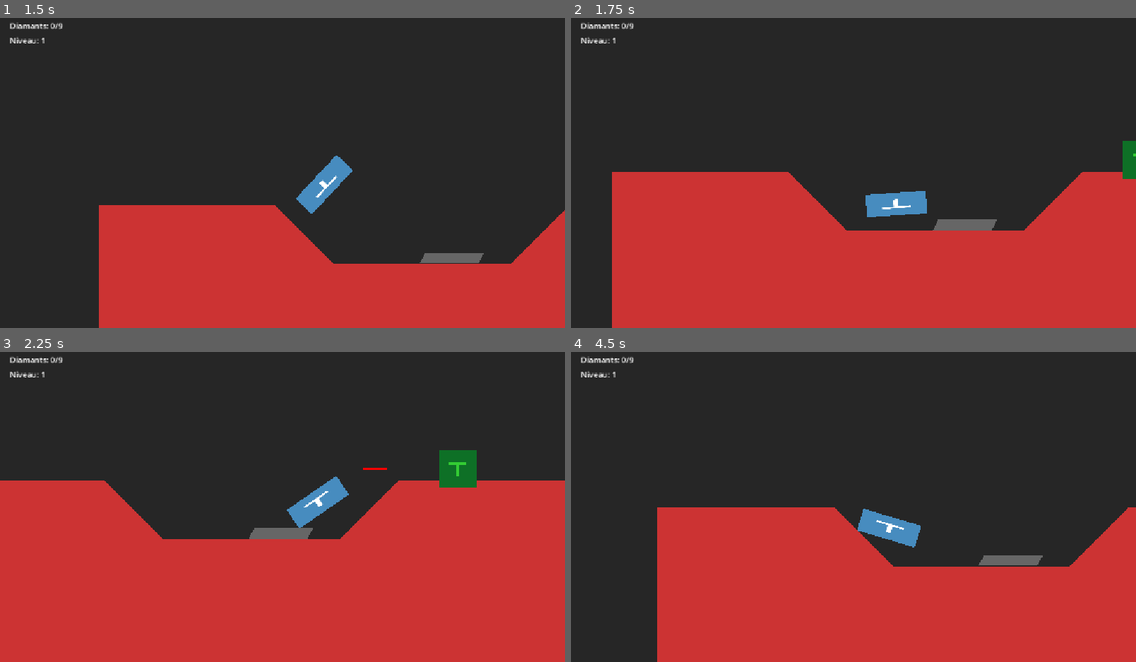
Above: before the commit, frames 1-4 (two rows, left to right).
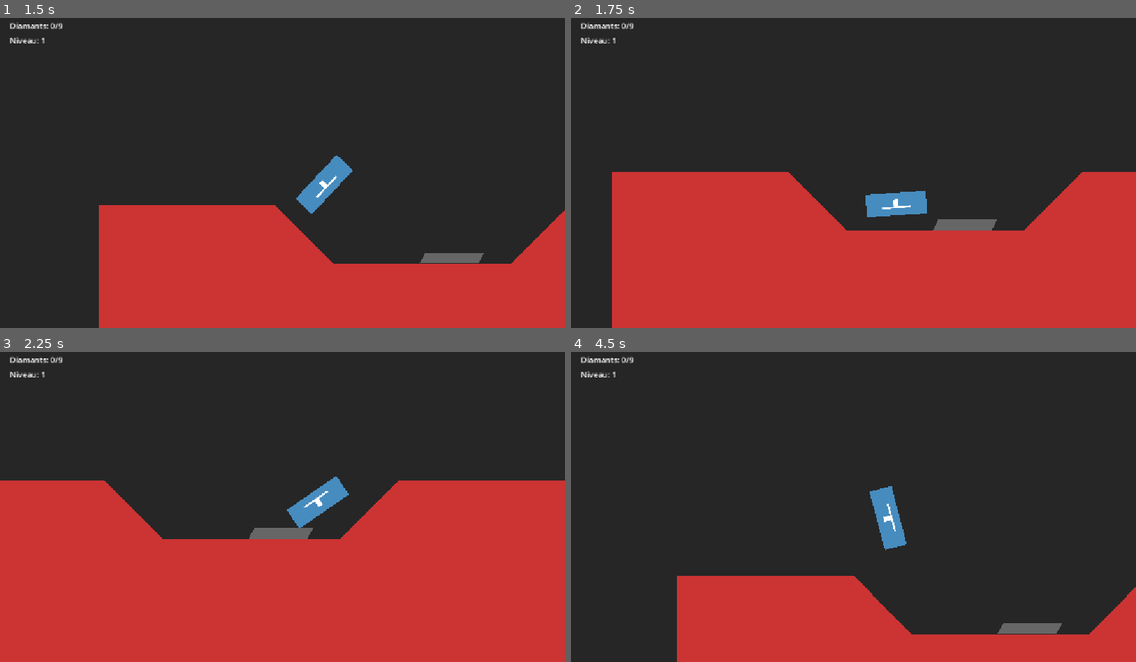
Above: after the commit, the same moments.

Repository: bergalli/louis
Game: Godot game, scene res://scenes/levels/Level8.tscn
Two runs of this game, one before a commit and one after it. Both use one fixed random seed, a clock stepped at 60 frames per second and the inputs below. This scene is started directly instead of the project's main scene.
Inputs:
- Up to frame 1 (1.5 s): tap Enter (ui_accept) at 0.5, 0.77 s; hold Right (ui_right) from 0.53 s (still down)
- Up to frame 2 (1.75 s): keep holding Right (ui_right); tap Enter (ui_accept) at 1.52 s
- Up to frame 3 (2.25 s): release Right (ui_right) at 2.03 s; hold Left (ui_left) from 2.03 s (still down)
- Up to frame 4 (4.5 s): release Left (ui_left) at 2.78 s; hold Right (ui_right) 2.78-4.28 s; tap Enter (ui_accept) at 3.02, 3.77 s; hold Left (ui_left) from 4.28 s (still down)

Frame 1 is identical in both runs. In frame 2, 0.3% of the frame differs, in the area x 97-100%, y 39-52%; in frame 3, 0.8%; in frame 4, 21%, in the area x 15-100%, y 43-100%.

Commit message:
louis ok

Diff:
--- a/scenes/levels/Level8.tscn
+++ b/scenes/levels/Level8.tscn
@@ -33,9 +33,6 @@
 [node name="Diamond" parent="." instance=ExtResource("3_diamond")]
 position = Vector2(1350, 350)
 
-[node name="Martian" parent="." instance=ExtResource("9_martian")]
-position = Vector2(900, 480)
-
 [node name="Martian2" parent="." instance=ExtResource("9_martian")]
 position = Vector2(1800, 480)
 
--- a/scenes/props/Helper.tscn
+++ b/scenes/props/Helper.tscn
@@ -36,7 +36,7 @@
 offset_top = -45.0
 offset_right = 25.0
 offset_bottom = -22.0
-text = \"HELP\"
+text = "HELP"
 horizontal_alignment = 1
 
 [connection signal="body_entered" from="." to="." method="_on_body_entered"]
